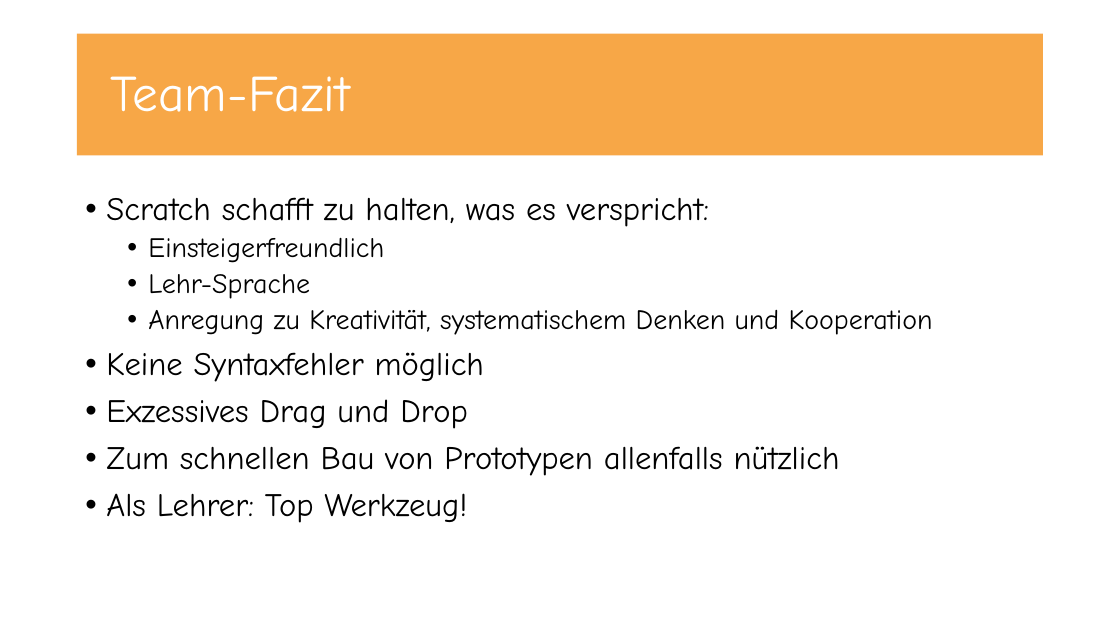
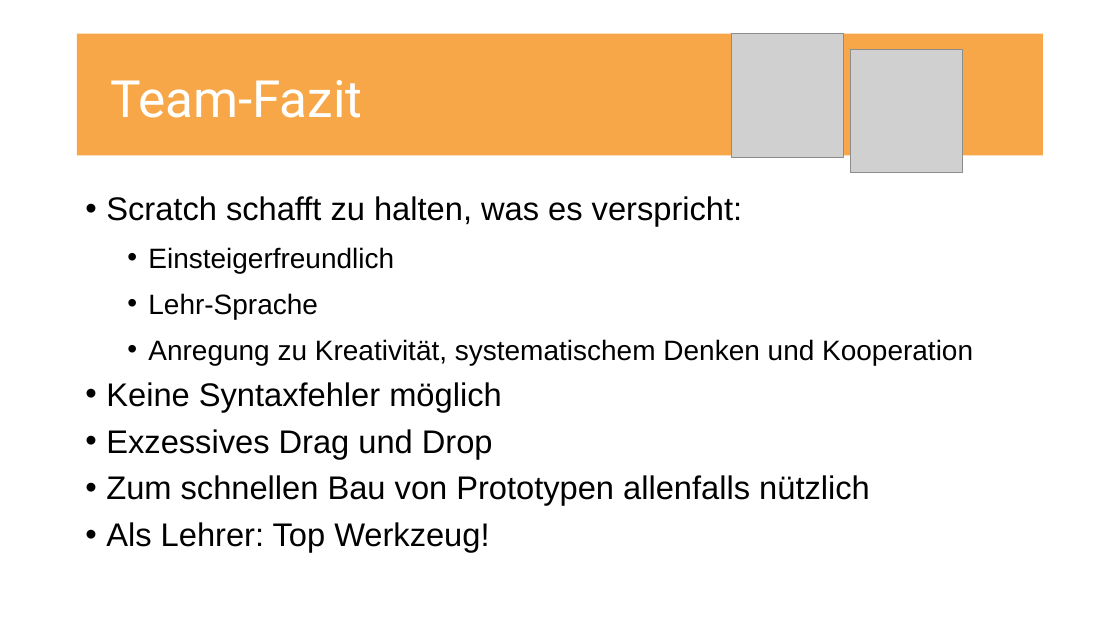
Before and after one commit to UncleBench/PCP-Projekt, a slide deck: slide 7 of Praesentation.pptx. Drawn at 1120x630 pixels with LibreOffice and Linux fonts; fonts in the diff are those of the drawing; grey boxes stand for pictures. Boxes give left, top, right and bottom in pixels: in the first picture for what was removed or moved away, otherwise in the second. Text is boxed around its words. In the diff, an @@ line names an element or a change of style, - is before the commit and + after.

```diff
--- a/Praesentation.pptx
+++ b/Praesentation.pptx
@@ title "Team-Fazit" at [77,34,1044,155]: font Comic Neue to Roboto @@
@@ picture added at [731,34,843,157] @@
@@ picture added at [850,49,962,172] @@
@@ text "Scratch schafft zu halten, was ..." at [106,196,973,552]: font Comic Neue to Arial; line spacing 0.9 to 1.2 @@
```
Also in this commit, not shown: 7 other slides changed, 1 other file.
